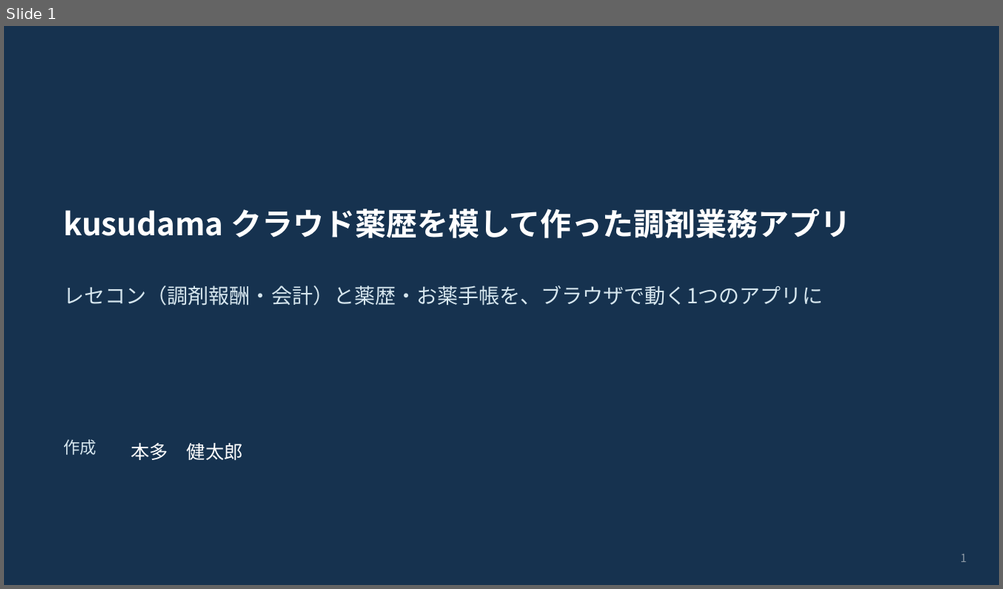
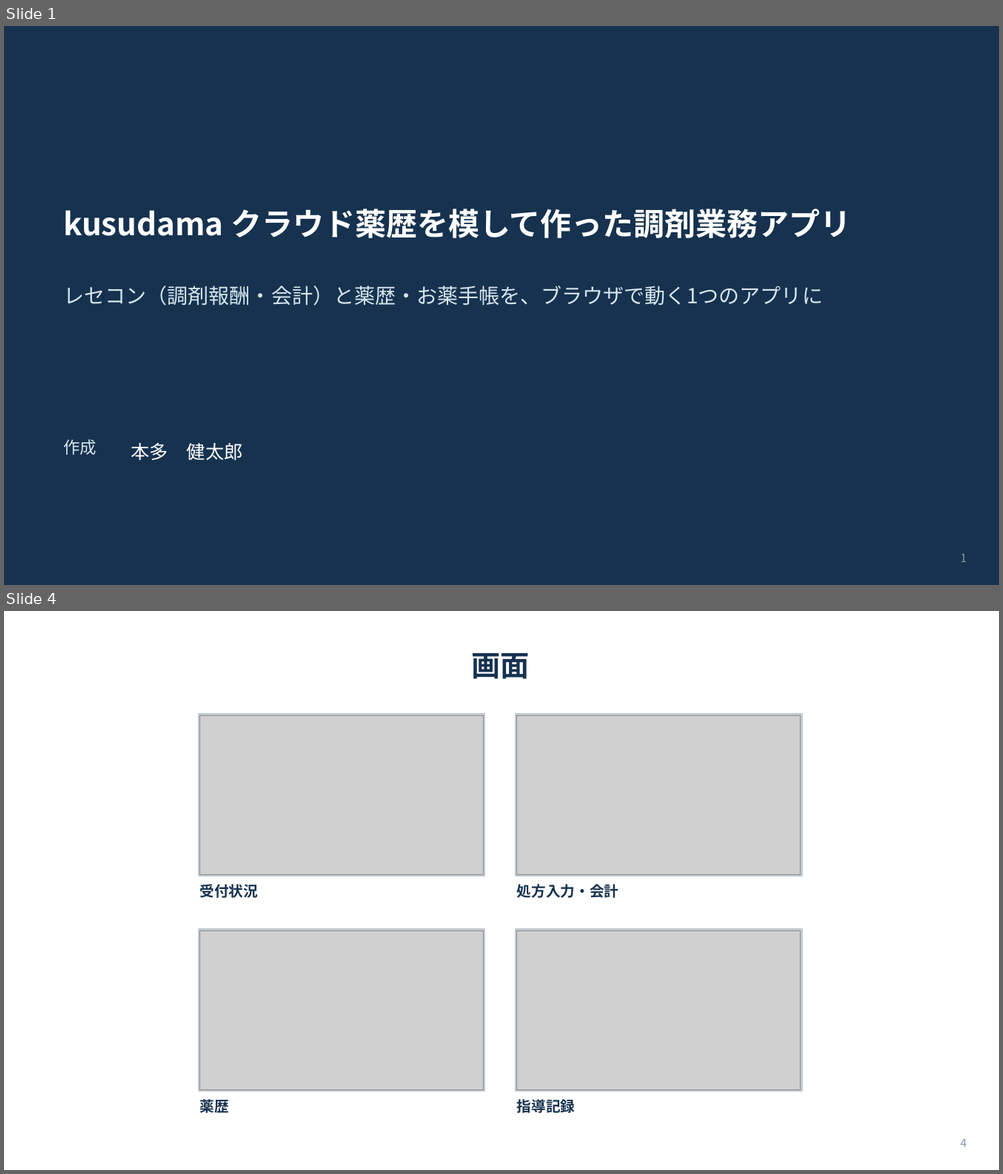
Before and after one commit to Raion613/pharmacy-app, a slide deck: docs/紹介資料.pptx. Shown one above the other, each under a label of ours: slide 1 before the commit, slides 1 and 4 after it; the slides between them are not shown. The pictures are 1003x589 and 1003x1174 pixels, drawn with LibreOffice and Linux fonts; fonts in the diff are those of the drawing; grey boxes stand for pictures. Boxes give left, top, right and bottom in pixels: in the first picture for what was removed or moved away, otherwise in the second. Text is boxed around its words. In the diff, an @@ line names an element or a change of style, - is before the commit and + after.

```diff
--- a/docs/紹介資料.pptx
+++ b/docs/紹介資料.pptx
@@ slide 4 added at <box>4,611,999,1170</box>, background #FFFFFF @@
@@ title added at <box>471,653,529,679</box>, 28 pt, text #16324F, bold @@
+画面
@@ rectangle added at <box>198,714,484,877</box>, fill #C3CBD1, outline #C3CBD1 1 pt @@
@@ picture added at <box>199,715,483,875</box> @@
@@ rectangle added at <box>516,714,802,877</box>, fill #C3CBD1, outline #C3CBD1 1 pt @@
@@ picture added at <box>518,715,801,875</box> @@
@@ text added at <box>200,884,258,898</box>, 14 pt, text #16324F, bold @@
+受付状況
@@ text added at <box>517,884,618,898</box>, 14 pt, text #16324F, bold @@
+処方入力・会計
@@ rectangle added at <box>198,930,484,1092</box>, fill #C3CBD1, outline #C3CBD1 1 pt @@
@@ picture added at <box>199,931,483,1091</box> @@
@@ rectangle added at <box>516,930,802,1092</box>, fill #C3CBD1, outline #C3CBD1 1 pt @@
@@ picture added at <box>518,931,801,1091</box> @@
@@ text added at <box>200,1097,229,1116</box>, 14 pt, text #16324F, bold @@
+薬歴
@@ text added at <box>517,1099,575,1113</box>, 14 pt, text #16324F, bold @@
+指導記録
@@ page number added at <box>960,1139,967,1147</box>, 11 pt, text #8A97A3 @@
+4
```
Also in this commit, not shown: 3 slides changed.
